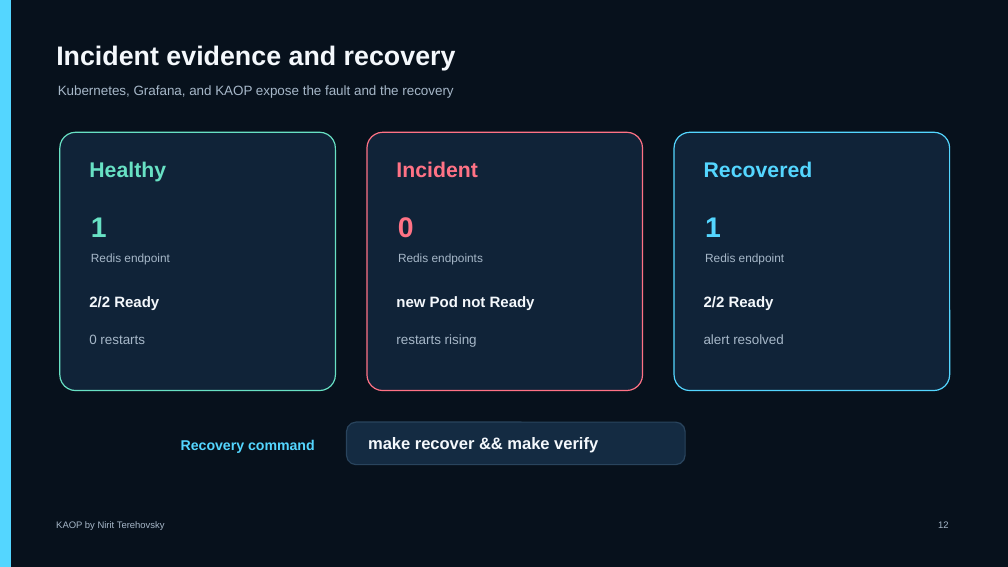
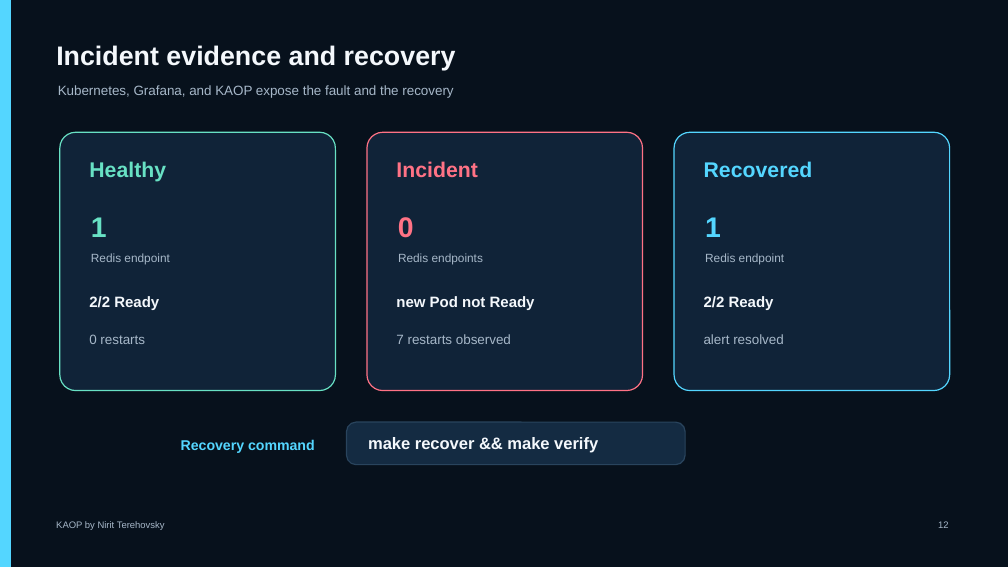
Before and after one commit to nirittere/kaop-guestbook-demo, a slide deck: slide 12 of deliverables/KAOP-by-Nirit-Terehovsky.pptx. Drawn at 1008x567 pixels with LibreOffice and Linux fonts; fonts in the diff are those of the drawing. Boxes give left, top, right and bottom in pixels: in the first picture for what was removed or moved away, otherwise in the second. Text is boxed around its words. In the diff, an @@ line names an element or a change of style, - is before the commit and + after.

```diff
--- a/deliverables/KAOP-by-Nirit-Terehovsky.pptx
+++ b/deliverables/KAOP-by-Nirit-Terehovsky.pptx
@@ text at bbox=[396, 334, 511, 344]: text changed @@
-restarts rising
+7 restarts observed
```
Also in this commit, not shown: 1 other slide changed, 6 other files.
